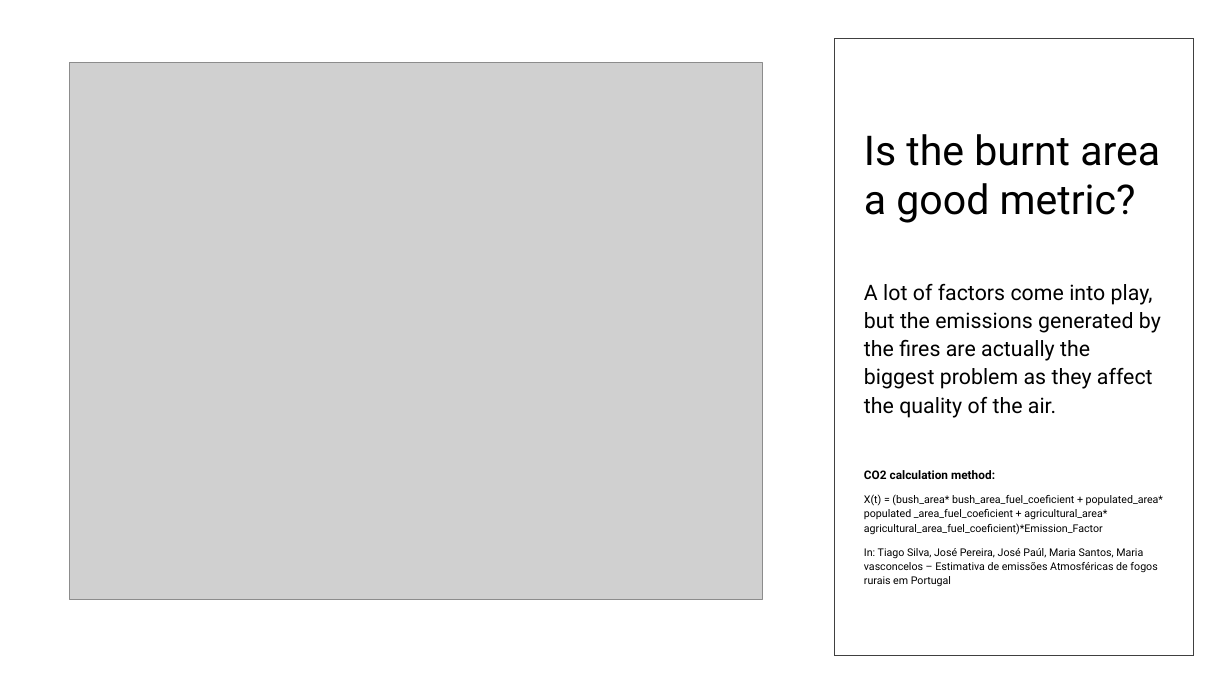
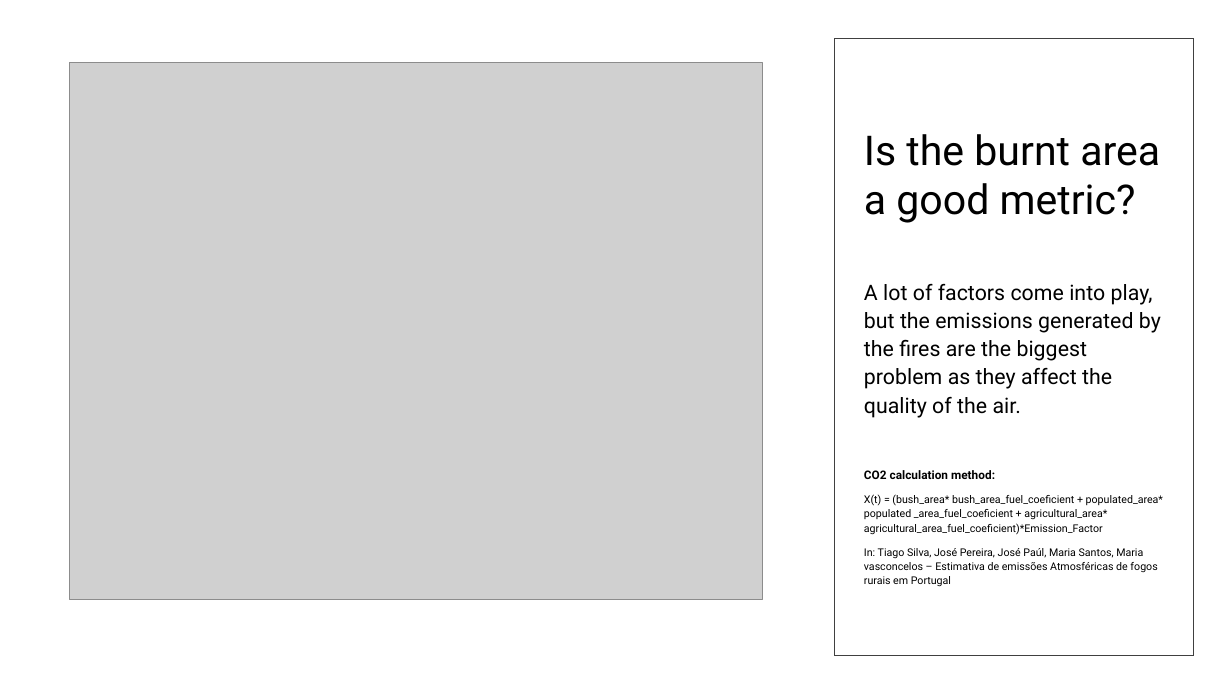
Before and after one commit to Simao-Lopes/Fire-Project, a slide deck: slide 6 of Presentation/The fires in Portugal.pptx. Drawn at 1232x693 pixels with LibreOffice and Linux fonts; fonts in the diff are those of the drawing; grey boxes stand for pictures. Boxes give left, top, right and bottom in pixels: in the first picture for what was removed or moved away, otherwise in the second. Text is boxed around its words. In the diff, an @@ line names an element or a change of style, - is before the commit and + after.

```diff
--- a/Presentation/The fires in Portugal.pptx
+++ b/Presentation/The fires in Portugal.pptx
@@ text at [864, 284, 1161, 418]: text changed @@
-A lot of factors come into play, but the emissions generated by the fires are actually the biggest problem as they affect the quality of the air.
+A lot of factors come into play, but the emissions generated by the fires are the biggest problem as they affect the quality of the air.
```
Also in this commit, not shown: 9 other slides changed, 18 other files.
